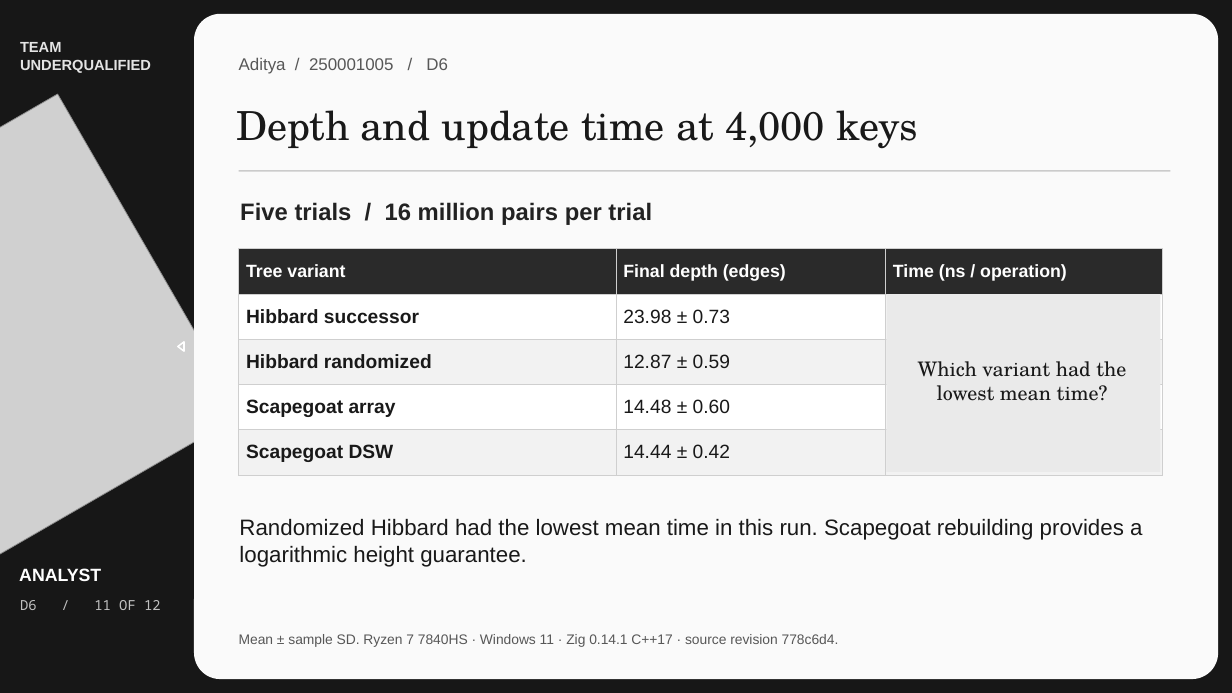
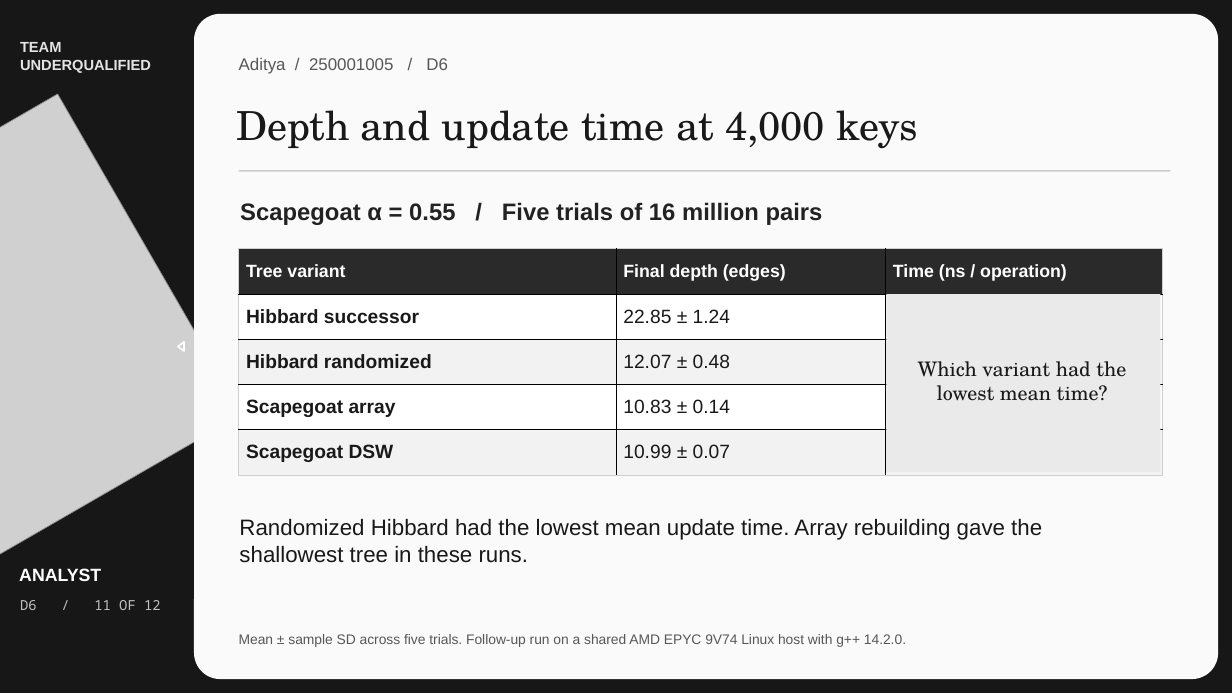
Before and after one commit to MayankMoyal/DSA-Project, a slide deck: slide 11 of docs/slides/slides.pptx. Drawn at 1232x693 pixels with LibreOffice and Linux fonts; fonts in the diff are those of the drawing; grey boxes stand for pictures. Boxes give left, top, right and bottom in pixels: in the first picture for what was removed or moved away, otherwise in the second. Text is boxed around its words. In the diff, an @@ line names an element or a change of style, - is before the commit and + after.

```diff
--- a/docs/slides/slides.pptx
+++ b/docs/slides/slides.pptx
@@ text at [240,202,823,225]: text changed @@
-Five trials / 16 million pairs per trial
+Scapegoat α = 0.55 / Five trials of 16 million pairs
@@ table at [239,248,1163,474] @@
-row 2, column 2: 23.98 ± 0.73
+row 2, column 2: 22.85 ± 1.24
-row 2, column 3: 79.40 ± 4.15
+row 2, column 3: 90.35 ± 6.98
-row 3, column 2: 12.87 ± 0.59
+row 3, column 2: 12.07 ± 0.48
-row 3, column 3: 69.91 ± 3.59
+row 3, column 3: 73.22 ± 6.84
-row 4, column 2: 14.48 ± 0.60
+row 4, column 2: 10.83 ± 0.14
-row 4, column 3: 85.79 ± 10.54
+row 4, column 3: 111.33 ± 1.64
-row 5, column 2: 14.44 ± 0.42
+row 5, column 2: 10.99 ± 0.07
-row 5, column 3: 82.12 ± 4.00
+row 5, column 3: 2,200.18 ± 343.36
@@ borders changed @@
@@ text at [239,519,1042,563]: text changed @@
-Randomized Hibbard had the lowest mean time in this run. Scapegoat rebuilding provides a logarithmic height guarantee.
+Randomized Hibbard had the lowest mean update time. Array rebuilding gave the shallowest tree in these runs.
@@ text at [239,634,906,647]: text changed @@
-Mean ± sample SD. Ryzen 7 7840HS · Windows 11 · Zig 0.14.1 C++17 · source revision 778c6d4.
+Mean ± sample SD across five trials. Follow-up run on a shared AMD EPYC 9V74 Linux host with g++ 14.2.0.
```
Also in this commit, not shown: 4 other slides changed.
